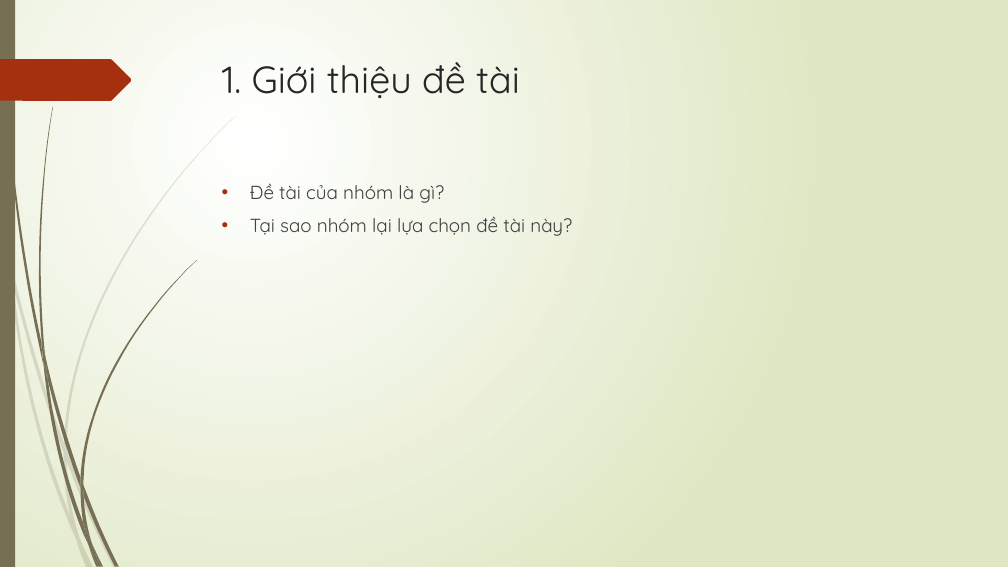
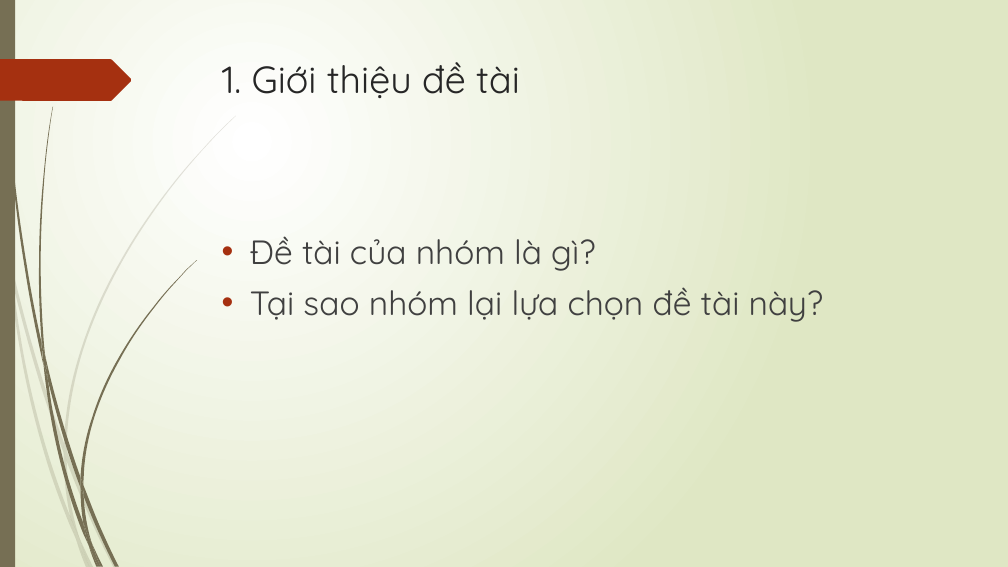
Before and after one commit to doanlecong/LVTN, a slide deck: slide 3 of docs/slide trình cô - bản 1.pptx. Drawn at 1008x567 pixels with LibreOffice and Linux fonts; fonts in the diff are those of the drawing. Boxes give left, top, right and bottom in pixels: in the first picture for what was removed or moved away, otherwise in the second. Text is boxed around its words. In the diff, an @@ line names an element or a change of style, - is before the commit and + after.

```diff
--- a/docs/slide trình cô - bản 1.pptx
+++ b/docs/slide trình cô - bản 1.pptx
@@ text "Đề tài của nhóm là ..." at bbox=[250, 236, 824, 322]: size 18 to 32 pt @@
```
Also in this commit, not shown: 4 other slides changed, 10 other files.
